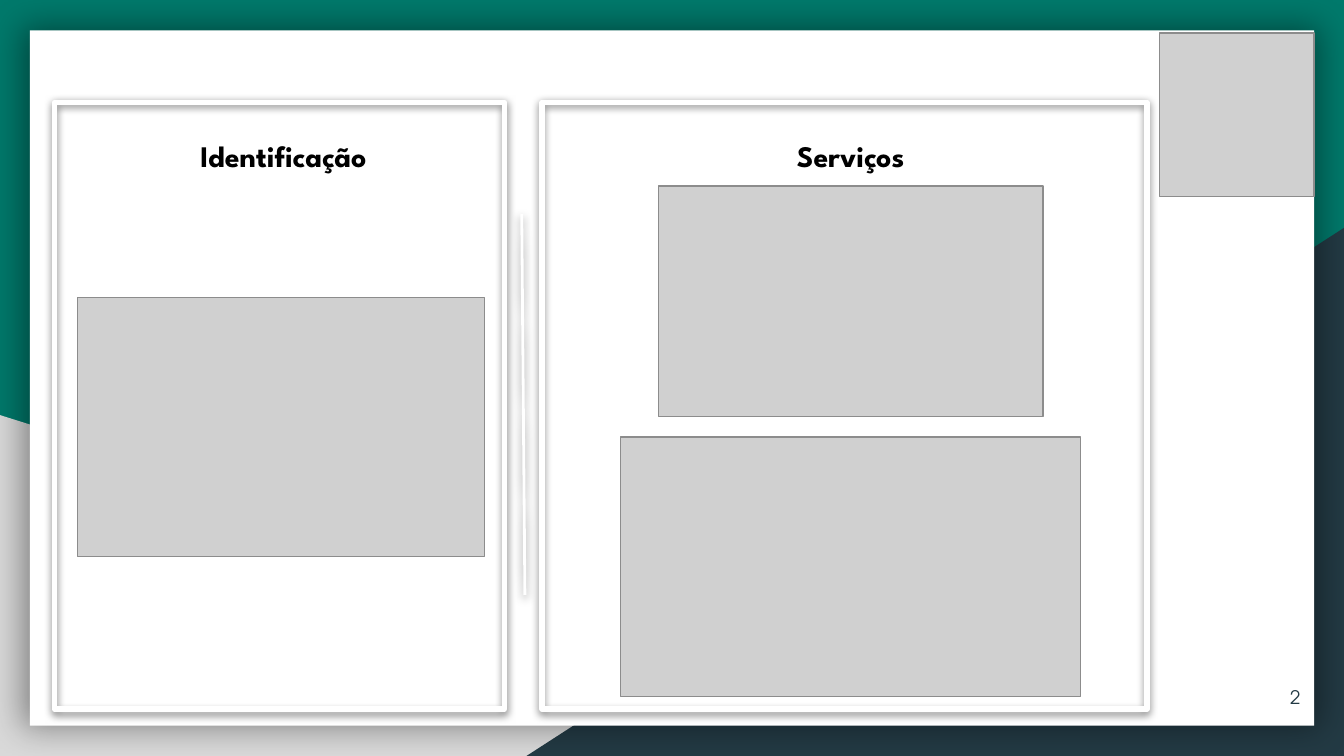
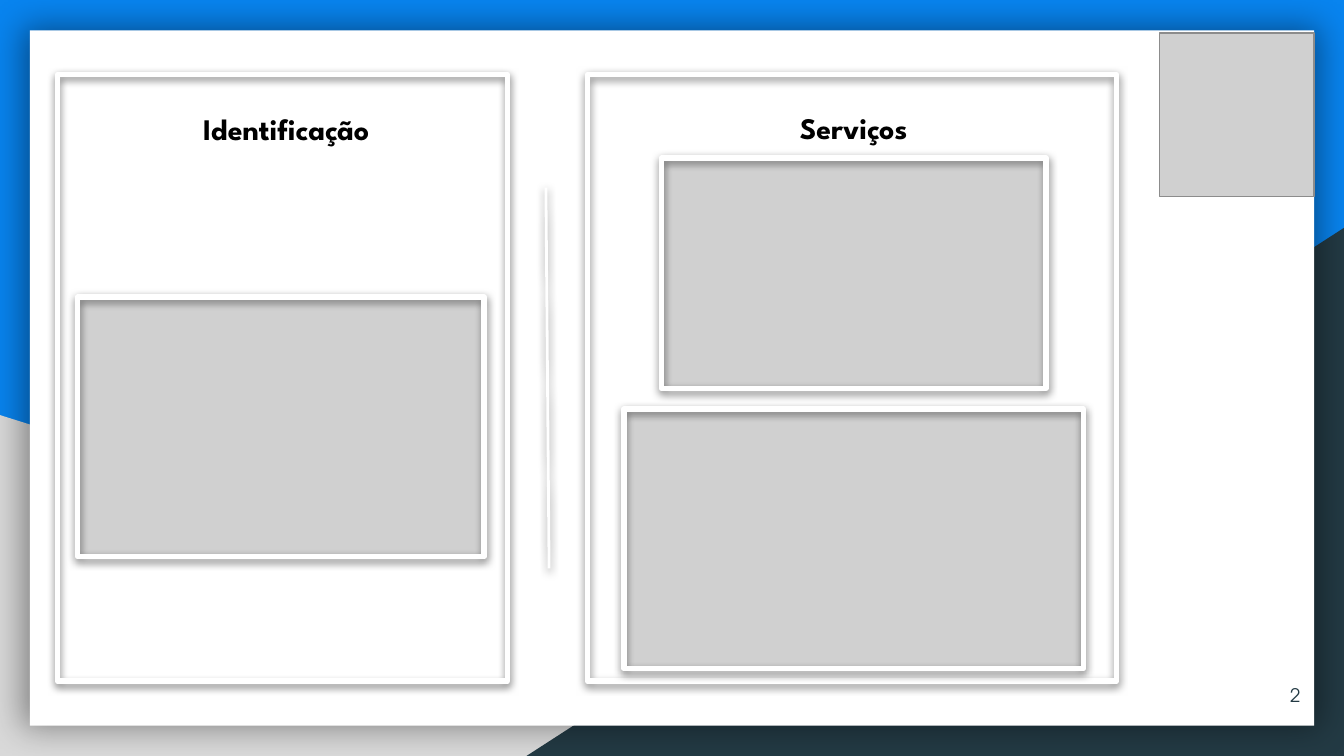
Before and after one commit to The-Order-of-Code/UMId-Documents, a slide deck: slide 2 of Pitch Final.pptx. Drawn at 1344x756 pixels with LibreOffice and Linux fonts; fonts in the diff are those of the drawing; grey boxes stand for pictures. Boxes give left, top, right and bottom in pixels: in the first picture for what was removed or moved away, otherwise in the second. Text is boxed around its words. In the diff, an @@ line names an element or a change of style, - is before the commit and + after.

```diff
--- a/Pitch Final.pptx
+++ b/Pitch Final.pptx
@@ background #00796B to #0884EF @@
@@ rectangle moved from (x1=55, y1=102, x2=505, y2=710) to (x1=58, y1=74, x2=508, y2=681) @@
@@ rectangle resized from (x1=542, y1=102, x2=1146, y2=710) to (x1=587, y1=74, x2=1117, y2=681) @@
@@ text "Identificação" moved from (x1=200, y1=146, x2=366, y2=174) to (x1=203, y1=119, x2=369, y2=147) @@
@@ text "Serviços" moved from (x1=797, y1=147, x2=904, y2=174) to (x1=800, y1=119, x2=907, y2=146) @@
@@ picture moved from (x1=659, y1=185, x2=1043, y2=415) to (x1=661, y1=159, x2=1046, y2=388) @@
@@ rectangle added at (x1=661, y1=159, x2=1046, y2=388), outline #FFFFFF 3 pt @@
@@ line moved from (521, 214) - (526, 595) to (546, 188) - (550, 569) @@
@@ rectangle added at (x1=78, y1=297, x2=485, y2=556), outline #FFFFFF 3 pt @@
@@ picture moved from (x1=621, y1=437, x2=1081, y2=696) to (x1=624, y1=410, x2=1083, y2=669) @@
@@ rectangle added at (x1=624, y1=410, x2=1083, y2=669), outline #FFFFFF 3 pt @@
```
Also in this commit, not shown: 7 other slides changed, 1 slide added, 2 slides removed.
